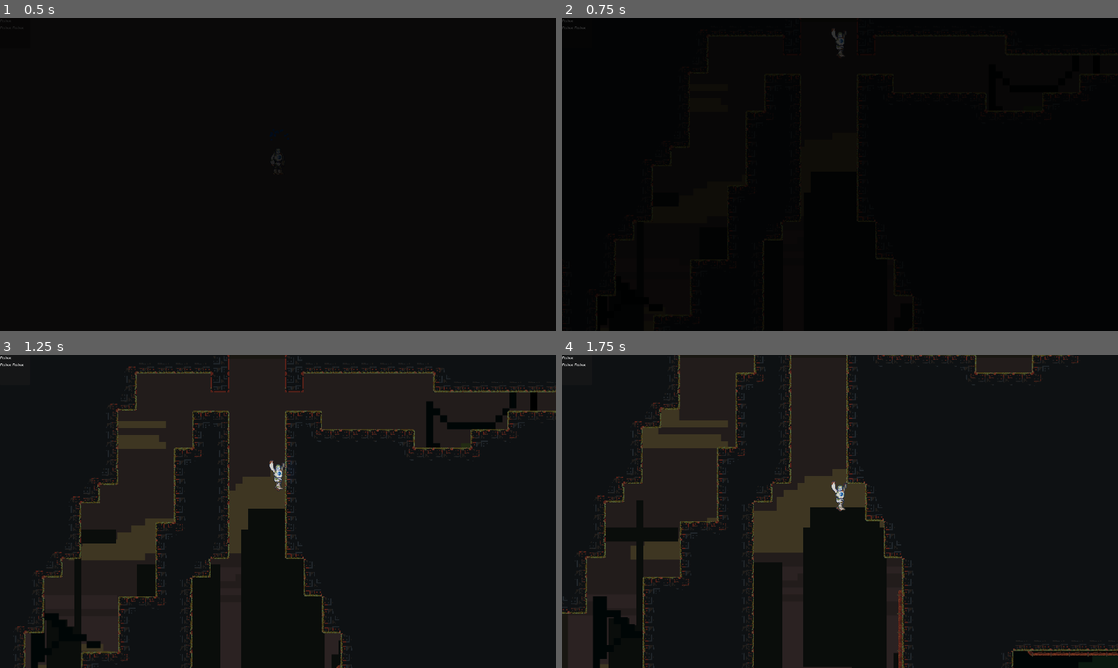
Above: before the commit, frames 1-4 (two rows, left to right).
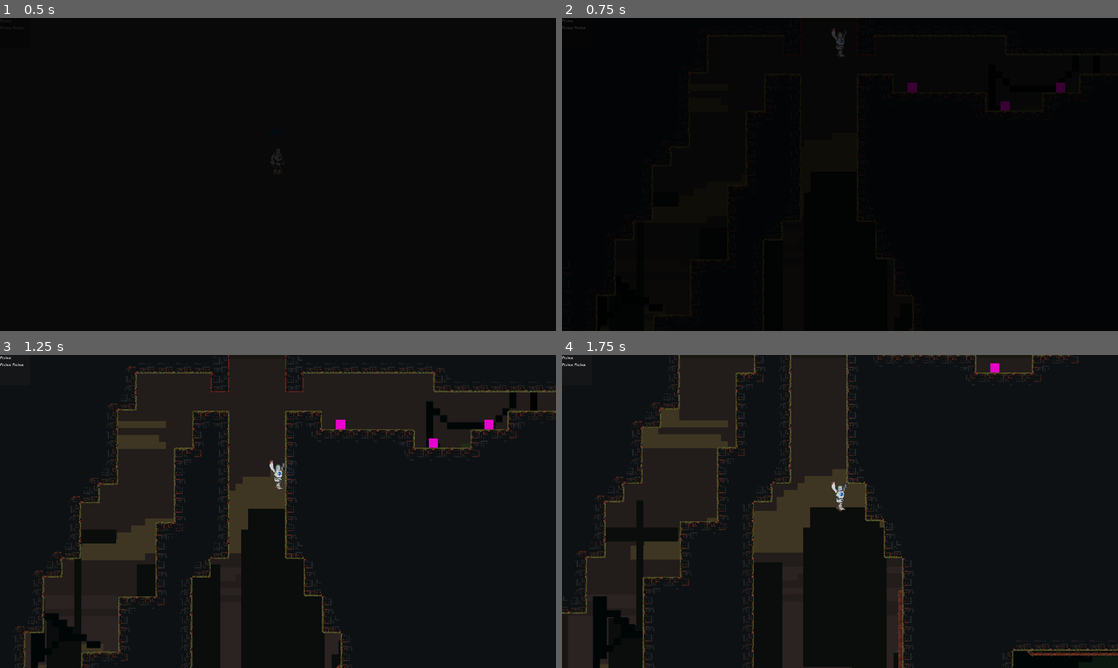
Above: after the commit, the same moments.

Repository: DevFTB/GMTK2024
Game: Godot game, scene res://main.tscn
Same seed, same stepped clock (60 frames per second), same inputs: the game is played once before the commit and once after it. Sound files missing from this copy of the repository are replaced by a short silence.
Inputs:
- Up to frame 1 (0.5 s): no input
- Up to frame 2 (0.75 s): hold D (move_right) from 0.53 s (still down); hold F (interact) from 0.53 s (still down)
- Up to frame 3 (1.25 s): keep holding D (move_right); keep holding F (interact); tap Space (jump) at 0.77, 0.8, 1.07 s
- Up to frame 4 (1.75 s): keep holding D (move_right); release F (interact) at 1.28 s; tap Space (jump) at 1.35, 1.52 s; tap F (interact) at 1.55 s

Frame 1 is identical in both runs. In frame 2, 0.2% of the frame differs, in the area x 62-91%, y 20-30%; in frame 3, 0.2%; in frame 4, less than 0.1%.

Commit message:
added story items

Diff:
--- a/gui/scripts/story_text_label.gd
+++ b/gui/scripts/story_text_label.gd
@@ -13,9 +13,9 @@
 	visible_characters = 0
 
 	_tween = create_tween()
-	_tween.tween_property(self, "modulate", Color.WHITE, 1.0).from(Color(Color.WHITE, 0.0))
+	_tween.tween_property(self, "modulate", Color.WHITE, 0.5).from(Color(Color.WHITE, 0.0))
 	_tween.tween_property(self, "visible_characters", text.length(), text.length() / character_speed).from(0)
-	_tween.tween_callback(_on_display_completed)
+	_tween.tween_callback(_on_display_completed).set_delay(1.0)
 
 func _on_display_completed() -> void:
 	display_completed.emit()
--- /dev/null
+++ b/level/components/story_item/story_item.tscn
@@ -0,0 +1,120 @@
+[gd_scene load_steps=11 format=3 uid="uid://c4wn5jpxh2t21"]
+
+[ext_resource type="Script" path="res://level/components/story_item/story_item.gd" id="1_ji8g8"]
+[ext_resource type="Script" path="res://level/components/interactor/player_interactor.gd" id="2_uhjoi"]
+[ext_resource type="Script" path="res://level/components/tutorial/tutorial_in_world.gd" id="3_3uldr"]
+[ext_resource type="Texture2D" uid="uid://cpedhg404t87s" path="res://gui/assets/keyboard_f.png" id="4_l1jgj"]
+
+[sub_resource type="PlaceholderTexture2D" id="PlaceholderTexture2D_ssvaq"]
+size = Vector2(16, 16)
+
+[sub_resource type="RectangleShape2D" id="RectangleShape2D_sno1y"]
+size = Vector2(64, 64)
+
+[sub_resource type="Animation" id="Animation_i3dua"]
+length = 0.001
+tracks/0/type = "value"
+tracks/0/imported = false
+tracks/0/enabled = true
+tracks/0/path = NodePath(".:modulate")
+tracks/0/interp = 1
+tracks/0/loop_wrap = true
+tracks/0/keys = {
+"times": PackedFloat32Array(0),
+"transitions": PackedFloat32Array(1),
+"update": 0,
+"values": [Color(1, 1, 1, 0)]
+}
+
+[sub_resource type="Animation" id="Animation_1oefq"]
+resource_name = "fade_in"
+length = 0.5
+tracks/0/type = "value"
+tracks/0/imported = false
+tracks/0/enabled = true
+tracks/0/path = NodePath(".:modulate")
+tracks/0/interp = 1
+tracks/0/loop_wrap = true
+tracks/0/keys = {
+"times": PackedFloat32Array(0, 0.5),
+"transitions": PackedFloat32Array(1, 1),
+"update": 0,
+"values": [Color(1, 1, 1, 0), Color(1, 1, 1, 1)]
+}
+
+[sub_resource type="Animation" id="Animation_0xi0a"]
+resource_name = "fade_out"
+length = 0.5
+tracks/0/type = "value"
+tracks/0/imported = false
+tracks/0/enabled = true
+tracks/0/path = NodePath(".:modulate")
+tracks/0/interp = 1
+tracks/0/loop_wrap = true
+tracks/0/keys = {
+"times": PackedFloat32Array(0, 0.5),
+"transitions": PackedFloat32Array(1, 1),
+"update": 0,
+"values": [Color(1, 1, 1, 1), Color(1, 1, 1, 0)]
+}
+
+[sub_resource type="AnimationLibrary" id="AnimationLibrary_htkvc"]
+_data = {
+"RESET": SubResource("Animation_i3dua"),
+"fade_in": SubResource("Animation_1oefq"),
+"fade_out": SubResource("Animation_0xi0a")
+}
+
+[node name="StoryItem" type="Node2D"]
+script = ExtResource("1_ji8g8")
+story_text = "the quick brown fox jumped over the lazy dog. it was so damn lazy, it was so damn fat. very sad story :((("
+
+[node name="Sprite2D" type="Sprite2D" parent="."]
+position = Vector2(0, -8)
+texture = SubResource("PlaceholderTexture2D_ssvaq")
+
+[node name="PlayerInteractor" type="Area2D" parent="."]
+position = Vector2(-224, 64)
+collision_layer = 0
+collision_mask = 4
+script = ExtResource("2_uhjoi")
+
+[node name="CollisionShape2D" type="CollisionShape2D" parent="PlayerInteractor"]
+position = Vector2(224, -96)
+shape = SubResource("RectangleShape2D_sno1y")
+
+[node name="TutorialInWorld" type="Node2D" parent="."]
+modulate = Color(1, 1, 1, 0)
+script = ExtResource("3_3uldr")
+
+[node name="ControlGUI" type="VBoxContainer" parent="TutorialInWorld"]
+offset_left = -19.0
+offset_top = -128.0
+offset_right = 20.0
+offset_bottom = -69.0
+size_flags_horizontal = 4
+size_flags_vertical = 4
+
+[node name="TextureRect" type="TextureRect" parent="TutorialInWorld/ControlGUI"]
+custom_minimum_size = Vector2(32, 32)
+layout_mode = 2
+size_flags_horizontal = 4
+texture = ExtResource("4_l1jgj")
+expand_mode = 3
+stretch_mode = 4
+
+[node name="Label" type="Label" parent="TutorialInWorld/ControlGUI"]
+layout_mode = 2
+text = "Read"
+horizontal_alignment = 1
+
+[node name="Transition" type="AnimationPlayer" parent="TutorialInWorld"]
+libraries = {
+"": SubResource("AnimationLibrary_htkvc")
+}
+
+[node name="Control" type="Control" parent="TutorialInWorld"]
+layout_mode = 3
+anchors_preset = 0
+offset_right = 40.0
+offset_bottom = 40.0
--- a/level/level_scenes/level0.tscn
+++ b/level/level_scenes/level0.tscn
@@ -13,6 +13,7 @@
 [ext_resource type="Texture2D" uid="uid://wc7n1sg6yxmw" path="res://gui/assets/keyboard_space_icon.svg" id="7_3kwym"]
 [ext_resource type="Texture2D" uid="uid://b6u24fra7qmab" path="res://level/components/bg/Untitled_Artwork-5.png" id="7_xnkqy"]
 [ext_resource type="PackedScene" uid="uid://cv6bxphghmjsm" path="res://level/components/level_transition/level_transition.tscn" id="8_unigl"]
+[ext_resource type="PackedScene" uid="uid://c4wn5jpxh2t21" path="res://level/components/story_item/story_item.tscn" id="14_328hb"]
 
 [sub_resource type="RectangleShape2D" id="RectangleShape2D_c3ie8"]
 size = Vector2(324, 137)
@@ -162,6 +163,22 @@
 position = Vector2(-12, 22)
 shape = SubResource("RectangleShape2D_cvi8s")
 
+[node name="StoryItem" parent="." instance=ExtResource("14_328hb")]
+position = Vector2(512, -32)
+story_text = "[Recording] \"Crouch... then release. Try it again B-103!\""
+
+[node name="StoryItem2" parent="." instance=ExtResource("14_328hb")]
+position = Vector2(-448, -512)
+story_text = "[p][RECORDING] \"Now try throwing the ball towards that wall\" [/p] [p][INFO] Increased x and y velocity of ball using motor functions[/p]"
+
+[node name="StoryItem3" parent="." instance=ExtResource("14_328hb")]
+position = Vector2(-288, -480)
+story_text = "[p][RECORDING] \"Did you see the way the ball changed?\"[/p][p][INFO] Observed change in dimensions of ball when collided with wall[/p]"
+
+[node name="StoryItem4" parent="." instance=ExtResource("14_328hb")]
+position = Vector2(-192, -512)
+story_text = "[RECORDING] \"You see, B-013, the world is much more than just numbers, it's ever changing.... it's alive.... I can only hope that you will see the world that my son did.\""
+
 [editable path="Components/LeftRight"]
 [editable path="Components/Space"]
 [editable path="LevelTransitions/LevelTransition"]
--- a/level/level_scenes/level1.tscn
+++ b/level/level_scenes/level1.tscn
@@ -11,6 +11,7 @@
 [ext_resource type="Texture2D" uid="uid://dhow7osjupv2w" path="res://level/components/bg/Untitled_Artwork-4.png" id="6_p6p72"]
 [ext_resource type="Texture2D" uid="uid://b6u24fra7qmab" path="res://level/components/bg/Untitled_Artwork-5.png" id="7_nt515"]
 [ext_resource type="PackedScene" uid="uid://b1n6yi2vb51yw" path="res://level/components/spikes/spikes.tscn" id="10_a8obw"]
+[ext_resource type="PackedScene" uid="uid://c4wn5jpxh2t21" path="res://level/components/story_item/story_item.tscn" id="12_kioff"]
 
 [sub_resource type="RectangleShape2D" id="RectangleShape2D_cvi8s"]
 size = Vector2(21, 94)
@@ -204,6 +205,10 @@
 [node name="Node2D" type="Node2D" parent="."]
 position = Vector2(-658, 330)
 
+[node name="StoryItem" parent="." instance=ExtResource("12_kioff")]
+position = Vector2(384, -416)
+story_text = "[p][RECORDING] \"Just like that B-103, and ease off the platforms\"[/p][p][INFO] Final fan successfully cleared[/p]"
+
 [editable path="LevelTransitions/LevelTransition"]
 [editable path="LevelTransitions/LevelTransition2"]
 [editable path="LevelTransitions/LevelTransition3"]
--- a/level/level_scenes/level2.tscn
+++ b/level/level_scenes/level2.tscn
@@ -13,6 +13,7 @@
 [ext_resource type="PackedScene" uid="uid://d3kqi21bsji6q" path="res://level/components/breakable_wall/breakable_wall.tscn" id="7_h4ucl"]
 [ext_resource type="PackedScene" uid="uid://d3afcrngvlsjr" path="res://level/components/checkpoint/checkpoint.tscn" id="7_sfbnr"]
 [ext_resource type="PackedScene" uid="uid://cv6bxphghmjsm" path="res://level/components/level_transition/level_transition.tscn" id="8_khtmo"]
+[ext_resource type="PackedScene" uid="uid://c4wn5jpxh2t21" path="res://level/components/story_item/story_item.tscn" id="14_6q6dr"]
 
 [sub_resource type="RectangleShape2D" id="RectangleShape2D_0jjka"]
 size = Vector2(712, 64)
@@ -244,6 +245,10 @@
 position = Vector2(-16, 0)
 shape = SubResource("RectangleShape2D_xb4br")
 
+[node name="StoryItem" parent="." instance=ExtResource("14_6q6dr")]
+position = Vector2(-640, 256)
+story_text = "[p][WARNING] Minor damage to arm casing[/p][p][RECORDING] \"NO B-103, how many times do I have to tell you to stay away from the turrets\"[/p]"
+
 [editable path="Platforms/PowerableFan"]
 [editable path="Platforms/PowerableFan2"]
 [editable path="Platforms/TurretCamera"]
--- a/level/level_scenes/level3a.tscn
+++ b/level/level_scenes/level3a.tscn
@@ -16,6 +16,7 @@
 [ext_resource type="Texture2D" uid="uid://6ggvlr8vl3gs" path="res://gui/assets/keyboard_k.png" id="14_pn5ie"]
 [ext_resource type="Texture2D" uid="uid://dyuh7ssg0aokc" path="res://gui/assets/keyboard_e.png" id="15_k2mdn"]
 [ext_resource type="PackedScene" uid="uid://cc8jownhx5wi2" path="res://level/components/interactor/player_interactor.tscn" id="16_u5v44"]
+[ext_resource type="PackedScene" uid="uid://c4wn5jpxh2t21" path="res://level/components/story_item/story_item.tscn" id="17_ghbrx"]
 
 [sub_resource type="RectangleShape2D" id="RectangleShape2D_aa22e"]
 size = Vector2(160, 32)
@@ -299,6 +300,14 @@
 position = Vector2(0, -16)
 shape = SubResource("RectangleShape2D_36q3j")
 
+[node name="StoryItem" parent="." instance=ExtResource("17_ghbrx")]
+position = Vector2(736, 256)
+story_text = "[p][INFO] Suitable crevice located[/p][p][RECORDING] \"3...2...1... Ready or not, here I come!\"[/p]"
+
+[node name="StoryItem2" parent="." instance=ExtResource("17_ghbrx")]
+position = Vector2(-224, 320)
+story_text = "[RECORDING] \"Always make sure you step softly over the old platforms, B-103\""
+
 [connection signal="player_entered" from="TutorialInWorld/PlayerInteractor" to="TutorialInWorld" method="_on_player_detector_body_entered"]
 [connection signal="player_exited" from="TutorialInWorld/PlayerInteractor" to="TutorialInWorld" method="_on_player_detector_body_exited"]
 
--- a/level/level_scenes/level3b.tscn
+++ b/level/level_scenes/level3b.tscn
@@ -18,6 +18,7 @@
 [ext_resource type="PackedScene" uid="uid://bj0swktf7h5tp" path="res://level/components/fan/fan.tscn" id="10_gts8t"]
 [ext_resource type="PackedScene" uid="uid://y4wbmdicim1a" path="res://level/components/door/door.tscn" id="17_fjari"]
 [ext_resource type="PackedScene" uid="uid://c1hm8bmiruoi" path="res://level/components/puzzle_controls/switch.tscn" id="18_03evb"]
+[ext_resource type="PackedScene" uid="uid://c4wn5jpxh2t21" path="res://level/components/story_item/story_item.tscn" id="19_uyds8"]
 
 [sub_resource type="RectangleShape2D" id="RectangleShape2D_dhixb"]
 size = Vector2(256, 32)
@@ -361,6 +362,10 @@
 position = Vector2(0, 40)
 shape = SubResource("RectangleShape2D_x6kdx")
 
+[node name="StoryItem" parent="." instance=ExtResource("19_uyds8")]
+position = Vector2(128, 968)
+story_text = "[Recording] \"Come, try this on, B-103. Give it a hit!\""
+
 [connection signal="player_entered" from="TutorialInWorld/PlayerInteractor" to="TutorialInWorld" method="_on_player_detector_body_entered"]
 [connection signal="player_exited" from="TutorialInWorld/PlayerInteractor" to="TutorialInWorld" method="_on_player_detector_body_exited"]
 
--- a/level/level_scenes/level5.tscn
+++ b/level/level_scenes/level5.tscn
@@ -13,6 +13,7 @@
 [ext_resource type="PackedScene" uid="uid://b1n6yi2vb51yw" path="res://level/components/spikes/spikes.tscn" id="7_wt22h"]
 [ext_resource type="PackedScene" uid="uid://cv6bxphghmjsm" path="res://level/components/level_transition/level_transition.tscn" id="8_gs8wn"]
 [ext_resource type="PackedScene" uid="uid://casf0qfuf7r6f" path="res://level/components/moving_platforms/moving_platform.tscn" id="10_t2rre"]
+[ext_resource type="PackedScene" uid="uid://c4wn5jpxh2t21" path="res://level/components/story_item/story_item.tscn" id="14_8gkvp"]
 
 [sub_resource type="RectangleShape2D" id="RectangleShape2D_iufvu"]
 size = Vector2(128, 514)
@@ -187,6 +188,10 @@
 position = Vector2(8, 24)
 shape = SubResource("RectangleShape2D_hutjp")
 
+[node name="StoryItem" parent="." instance=ExtResource("14_8gkvp")]
+position = Vector2(-480, -384)
+story_text = "[p][RECORDING] \"And that, B-103, is how you make an oil muffin!\"[/p][p][INFO] Algorithm added to catalog[/p]"
+
 [editable path="Components/PowerableFan"]
 [editable path="Components/MovingPlatform"]
 [editable path="LevelTransitions/LevelTransition"]
--- a/level/level_scenes/level6.tscn
+++ b/level/level_scenes/level6.tscn
@@ -16,6 +16,7 @@
 [ext_resource type="PackedScene" uid="uid://d3afcrngvlsjr" path="res://level/components/checkpoint/checkpoint.tscn" id="8_visfm"]
 [ext_resource type="PackedScene" uid="uid://nqq71oxvmmll" path="res://level/components/tutorial/TutorialInWorld.tscn" id="9_40ox5"]
 [ext_resource type="Texture2D" uid="uid://wc7n1sg6yxmw" path="res://gui/assets/keyboard_space_icon.svg" id="10_kabt1"]
+[ext_resource type="PackedScene" uid="uid://c4wn5jpxh2t21" path="res://level/components/story_item/story_item.tscn" id="17_2ygll"]
 
 [sub_resource type="RectangleShape2D" id="RectangleShape2D_jrkir"]
 size = Vector2(800, 128)
@@ -237,6 +238,10 @@
 position = Vector2(2.5, 8)
 shape = SubResource("RectangleShape2D_htsa7")
 
+[node name="StoryItem" parent="." instance=ExtResource("17_2ygll")]
+position = Vector2(-320, -192)
+story_text = "[Recording] \"Slowly, slowly, B-103! Careful there!\" *CRASH*"
+
 [editable path="Components/PowerableFan"]
 [editable path="Components/PowerableFan2"]
 [editable path="Components/TutorialInWorld"]
--- a/level/level_scenes/level7.tscn
+++ b/level/level_scenes/level7.tscn
@@ -17,6 +17,7 @@
 [ext_resource type="PackedScene" uid="uid://b1n6yi2vb51yw" path="res://level/components/spikes/spikes.tscn" id="10_xm8gv"]
 [ext_resource type="Texture2D" uid="uid://d24h3psduk58b" path="res://gui/keyboard_l.png" id="11_i141u"]
 [ext_resource type="PackedScene" uid="uid://y4wbmdicim1a" path="res://level/components/door/door.tscn" id="12_vokb1"]
+[ext_resource type="PackedScene" uid="uid://c4wn5jpxh2t21" path="res://level/components/story_item/story_item.tscn" id="18_n2i32"]
 
 [sub_resource type="Curve2D" id="Curve2D_j3oe1"]
 _data = {
@@ -217,6 +218,10 @@
 position = Vector2(2.5, -5)
 shape = SubResource("RectangleShape2D_cvi8s")
 
+[node name="StoryItem" parent="." instance=ExtResource("18_n2i32")]
+position = Vector2(-144, -384)
+story_text = "[CRITICAL] Entity Creator has stopped working"
+
 [editable path="Components/PushableObject5"]
 [editable path="Components/MovingPlatform"]
 [editable path="Components/TutorialInWorld"]
--- a/level/level_scenes/level8.tscn
+++ b/level/level_scenes/level8.tscn
@@ -14,6 +14,7 @@
 [ext_resource type="Texture2D" uid="uid://dhow7osjupv2w" path="res://level/components/bg/Untitled_Artwork-4.png" id="10_csec2"]
 [ext_resource type="Texture2D" uid="uid://b6u24fra7qmab" path="res://level/components/bg/Untitled_Artwork-5.png" id="11_3wmtk"]
 [ext_resource type="PackedScene" uid="uid://cv6bxphghmjsm" path="res://level/components/level_transition/level_transition.tscn" id="12_yd2nh"]
+[ext_resource type="PackedScene" uid="uid://c4wn5jpxh2t21" path="res://level/components/story_item/story_item.tscn" id="15_lotce"]
 
 [sub_resource type="Curve2D" id="Curve2D_1hrtt"]
 _data = {
@@ -334,6 +335,14 @@
 [node name="CollisionShape2D" type="CollisionShape2D" parent="LevelTransitions/LevelTransition2/PlayerInteractor" index="0"]
 position = Vector2(128, 4)
 shape = SubResource("RectangleShape2D_aedy3")
+
+[node name="StoryItem" parent="." instance=ExtResource("15_lotce")]
+position = Vector2(392, 672)
+story_text = "[INFO] Creator reboot successful"
+
+[node name="StoryItem2" parent="." instance=ExtResource("15_lotce")]
+position = Vector2(448, -64)
+story_text = "[INFO] Initiating daily maintenance of Creator"
 
 [editable path="Components/MovingPlatform"]
 [editable path="Components/MovingPlatform2"]
--- a/level/level_scenes/level9.tscn
+++ b/level/level_scenes/level9.tscn
@@ -22,6 +22,7 @@
 [ext_resource type="PackedScene" uid="uid://cb2vyfq2h3prd" path="res://level/components/puzzle_controls/pressure_plate.tscn" id="20_r38fy"]
 [ext_resource type="Script" path="res://level/components/moving_platforms/moving_platform.gd" id="21_pn4kk"]
 [ext_resource type="Texture2D" uid="uid://ger4v588x3s0" path="res://level/components/component_sheet.png" id="22_gsg5b"]
+[ext_resource type="PackedScene" uid="uid://c4wn5jpxh2t21" path="res://level/components/story_item/story_item.tscn" id="23_gqsej"]
 
 [sub_resource type="RectangleShape2D" id="RectangleShape2D_qh8ae"]
 size = Vector2(128, 994)
@@ -385,6 +386,34 @@
 [node name="Switch3" parent="." node_paths=PackedStringArray("listeners") instance=ExtResource("18_wsfwa")]
 position = Vector2(536, -360)
 listeners = [NodePath("../Door3")]
+
+[node name="StoryItem" parent="." instance=ExtResource("23_gqsej")]
+position = Vector2(-912, -640)
+story_text = "[CRITICAL] Entity Creator has stopped working"
+
+[node name="StoryItem2" parent="." instance=ExtResource("23_gqsej")]
+position = Vector2(-112, -704)
+story_text = "[ERROR] Creator reboot unsuccessful"
+
+[node name="StoryItem3" parent="." instance=ExtResource("23_gqsej")]
+position = Vector2(416, -544)
+story_text = "[DEBUG] Running"
+
+[node name="StoryItem4" parent="." instance=ExtResource("23_gqsej")]
+position = Vector2(768, -320)
+story_text = "[DEBUG] Running"
+
+[node name="StoryItem5" parent="." instance=ExtResource("23_gqsej")]
+position = Vector2(384, -160)
+story_text = "[DEBUG] Running"
+
+[node name="StoryItem6" parent="." instance=ExtResource("23_gqsej")]
+position = Vector2(112, -32)
+story_text = "[DEBUG] Running"
+
+[node name="StoryItem7" parent="." instance=ExtResource("23_gqsej")]
+position = Vector2(-1504, 2496)
+story_text = "[INFO] Initiating factory reset"
 
 [editable path="Components/PowerableFan"]
 [editable path="Components/PowerableFan2"]
--- a/level/level_scenes/level_old_main.tscn
+++ b/level/level_scenes/level_old_main.tscn
@@ -16,70 +16,7 @@
 [ext_resource type="Texture2D" uid="uid://dhow7osjupv2w" path="res://level/components/bg/Untitled_Artwork-4.png" id="15_it6fj"]
 [ext_resource type="Texture2D" uid="uid://b6u24fra7qmab" path="res://level/components/bg/Untitled_Artwork-5.png" id="16_wqer0"]
 [ext_resource type="PackedScene" uid="uid://dj7dnbfgo3bod" path="res://level/components/skill_pickup/skill_pickup.tscn" id="17_3om12"]
-[ext_resource type="Script" path="res://level/level_scenes/story_item.gd" id="17_dg1d3"]
-[ext_resource type="Script" path="res://level/components/interactor/player_interactor.gd" id="18_4xb1c"]
-[ext_resource type="Script" path="res://level/components/tutorial/tutorial_in_world.gd" id="19_i4buy"]
-[ext_resource type="Texture2D" uid="uid://cpedhg404t87s" path="res://gui/assets/keyboard_f.png" id="20_p6xrv"]
-
-[sub_resource type="PlaceholderTexture2D" id="PlaceholderTexture2D_ssvaq"]
-size = Vector2(16, 16)
-
-[sub_resource type="RectangleShape2D" id="RectangleShape2D_sno1y"]
-size = Vector2(64, 64)
-
-[sub_resource type="Animation" id="Animation_i3dua"]
-length = 0.001
-tracks/0/type = "value"
-tracks/0/imported = false
-tracks/0/enabled = true
-tracks/0/path = NodePath(".:modulate")
-tracks/0/interp = 1
-tracks/0/loop_wrap = true
-tracks/0/keys = {
-"times": PackedFloat32Array(0),
-"transitions": PackedFloat32Array(1),
-"update": 0,
-"values": [Color(1, 1, 1, 0)]
-}
-
-[sub_resource type="Animation" id="Animation_1oefq"]
-resource_name = "fade_in"
-length = 0.5
-tracks/0/type = "value"
-tracks/0/imported = false
-tracks/0/enabled = true
-tracks/0/path = NodePath(".:modulate")
-tracks/0/interp = 1
-tracks/0/loop_wrap = true
-tracks/0/keys = {
-"times": PackedFloat32Array(0, 0.5),
-"transitions": PackedFloat32Array(1, 1),
-"update": 0,
-"values": [Color(1, 1, 1, 0), Color(1, 1, 1, 1)]
-}
-
-[sub_resource type="Animation" id="Animation_0xi0a"]
-resource_name = "fade_out"
-length = 0.5
-tracks/0/type = "value"
-tracks/0/imported = false
-tracks/0/enabled = true
-tracks/0/path = NodePath(".:modulate")
-tracks/0/interp = 1
-tracks/0/loop_wrap = true
-tracks/0/keys = {
-"times": PackedFloat32Array(0, 0.5),
-"transitions": PackedFloat32Array(1, 1),
-"update": 0,
-"values": [Color(1, 1, 1, 1), Color(1, 1, 1, 0)]
-}
-
-[sub_resource type="AnimationLibrary" id="AnimationLibrary_htkvc"]
-_data = {
-"RESET": SubResource("Animation_i3dua"),
-"fade_in": SubResource("Animation_1oefq"),
-"fade_out": SubResource("Animation_0xi0a")
-}
+[ext_resource type="PackedScene" uid="uid://c4wn5jpxh2t21" path="res://level/components/story_item/story_item.tscn" id="17_wseug"]
 
 [node name="Level" type="Node2D"]
 script = ExtResource("1_f8m6n")
@@ -178,59 +115,6 @@
 [node name="SkillPickup" parent="." instance=ExtResource("17_3om12")]
 position = Vector2(-56, 24)
 
-[node name="StoryItem" type="Node2D" parent="."]
-position = Vector2(224, -64)
-script = ExtResource("17_dg1d3")
-story_text = "the quick brown fox jumped over the lazy dog. it was so damn lazy, it was so damn fat. very sad story :((("
-
-[node name="Sprite2D" type="Sprite2D" parent="StoryItem"]
-position = Vector2(0, -8)
-texture = SubResource("PlaceholderTexture2D_ssvaq")
-
-[node name="PlayerInteractor" type="Area2D" parent="StoryItem"]
-position = Vector2(-224, 64)
-collision_layer = 0
-collision_mask = 4
-script = ExtResource("18_4xb1c")
-
-[node name="CollisionShape2D" type="CollisionShape2D" parent="StoryItem/PlayerInteractor"]
-position = Vector2(224, -96)
-shape = SubResource("RectangleShape2D_sno1y")
-
-[node name="TutorialInWorld" type="Node2D" parent="StoryItem"]
-modulate = Color(1, 1, 1, 0)
-script = ExtResource("19_i4buy")
-
-[node name="ControlGUI" type="VBoxContainer" parent="StoryItem/TutorialInWorld"]
-offset_left = -19.0
-offset_top = -128.0
-offset_right = 20.0
-offset_bottom = -69.0
-size_flags_horizontal = 4
-size_flags_vertical = 4
-
-[node name="TextureRect" type="TextureRect" parent="StoryItem/TutorialInWorld/ControlGUI"]
-custom_minimum_size = Vector2(32, 32)
-layout_mode = 2
-size_flags_horizontal = 4
-texture = ExtResource("20_p6xrv")
-expand_mode = 3
-stretch_mode = 4
-
-[node name="Label" type="Label" parent="StoryItem/TutorialInWorld/ControlGUI"]
-layout_mode = 2
-text = "Read"
-horizontal_alignment = 1
-
-[node name="Transition" type="AnimationPlayer" parent="StoryItem/TutorialInWorld"]
-libraries = {
-"": SubResource("AnimationLibrary_htkvc")
-}
-
-[node name="Control" type="Control" parent="StoryItem/TutorialInWorld"]
-layout_mode = 3
-anchors_preset = 0
-offset_right = 40.0
-offset_bottom = 40.0
+[node name="StoryItem" parent="." instance=ExtResource("17_wseug")]
 
 [editable path="MovingPlatform"]
--- a/main.tscn
+++ b/main.tscn
@@ -103,7 +103,7 @@
 grow_vertical = 2
 theme_override_font_sizes/normal_font_size = 32
 theme_override_styles/normal = SubResource("StyleBoxFlat_64trb")
-text = "asdfasdf"
+bbcode_enabled = true
 scroll_active = false
 scroll_following = true
 script = ExtResource("7_7bhqx")
Renamed: level/level_scenes/story_item.gd -> level/components/story_item/story_item.gd
Not shown: 1 places in level/level_scenes/level0.tscn that only renumber resources
Not shown: 1 places in level/level_scenes/level1.tscn that only renumber resources
Not shown: 1 places in level/level_scenes/level2.tscn that only renumber resources
Not shown: 1 places in level/level_scenes/level3a.tscn that only renumber resources
Not shown: 1 places in level/level_scenes/level3b.tscn that only renumber resources
Not shown: 1 places in level/level_scenes/level5.tscn that only renumber resources
Not shown: 1 places in level/level_scenes/level6.tscn that only renumber resources
Not shown: 1 places in level/level_scenes/level7.tscn that only renumber resources
Not shown: 1 places in level/level_scenes/level8.tscn that only renumber resources
Not shown: 1 places in level/level_scenes/level9.tscn that only renumber resources
Not shown: 1 places in level/level_scenes/level_old_main.tscn that only renumber resources
